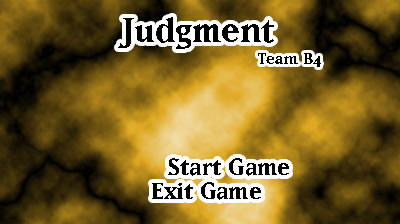
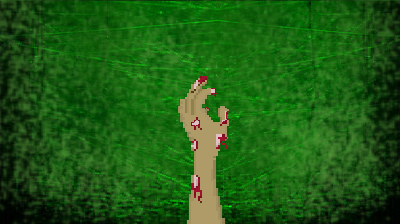
Layers edited between the first and the second 400 x 224 image:
removed layer "Team B4" over [258, 53, 321, 67]
removed layer "Exit Game" over [152, 182, 261, 200]
added layer "Layer 3" above "Layer 5" over [177, 75, 230, 224]
added layer "Layer 5" above "Layer 1" over [0, 0, 400, 224]
renamed "Start Game" to "Layer 1", painted on it over [0, 0, 400, 224]
removed layer "Judgment" over [118, 17, 274, 49]
hid "Background", painted on it over [0, 0, 400, 224]
